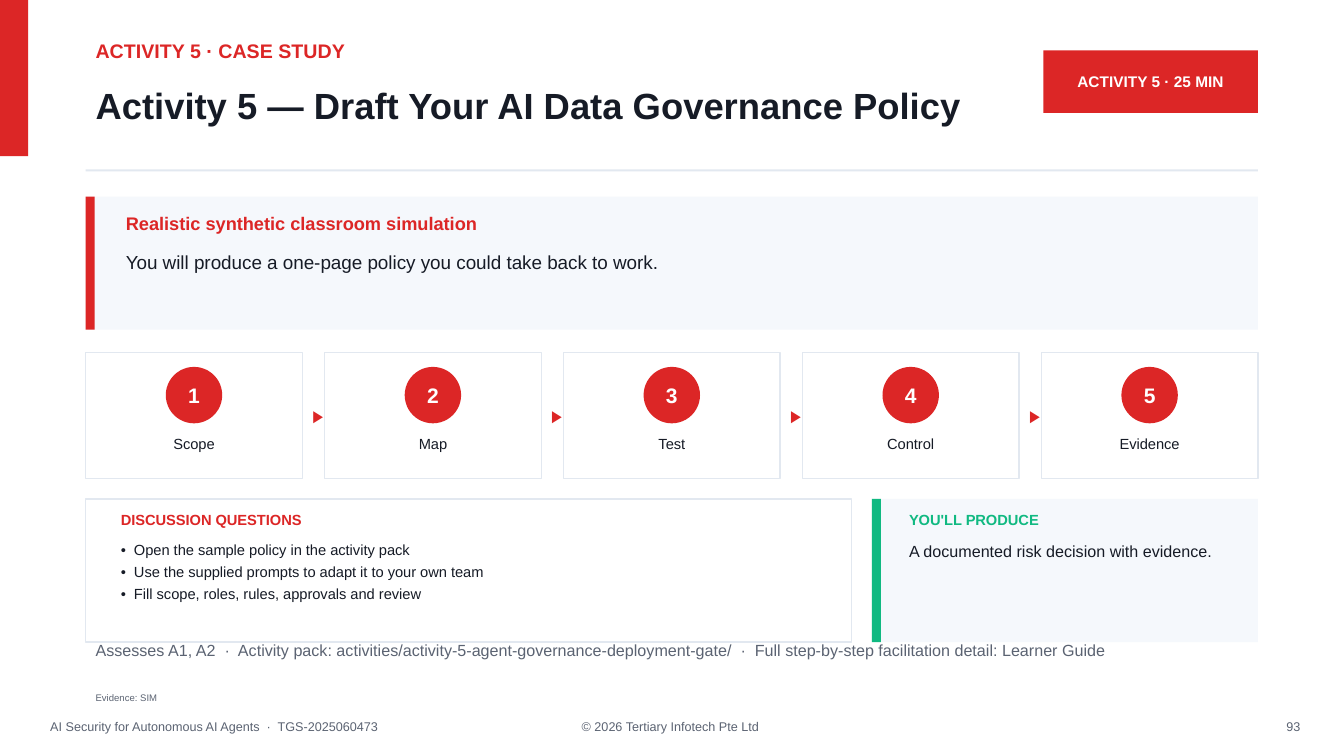
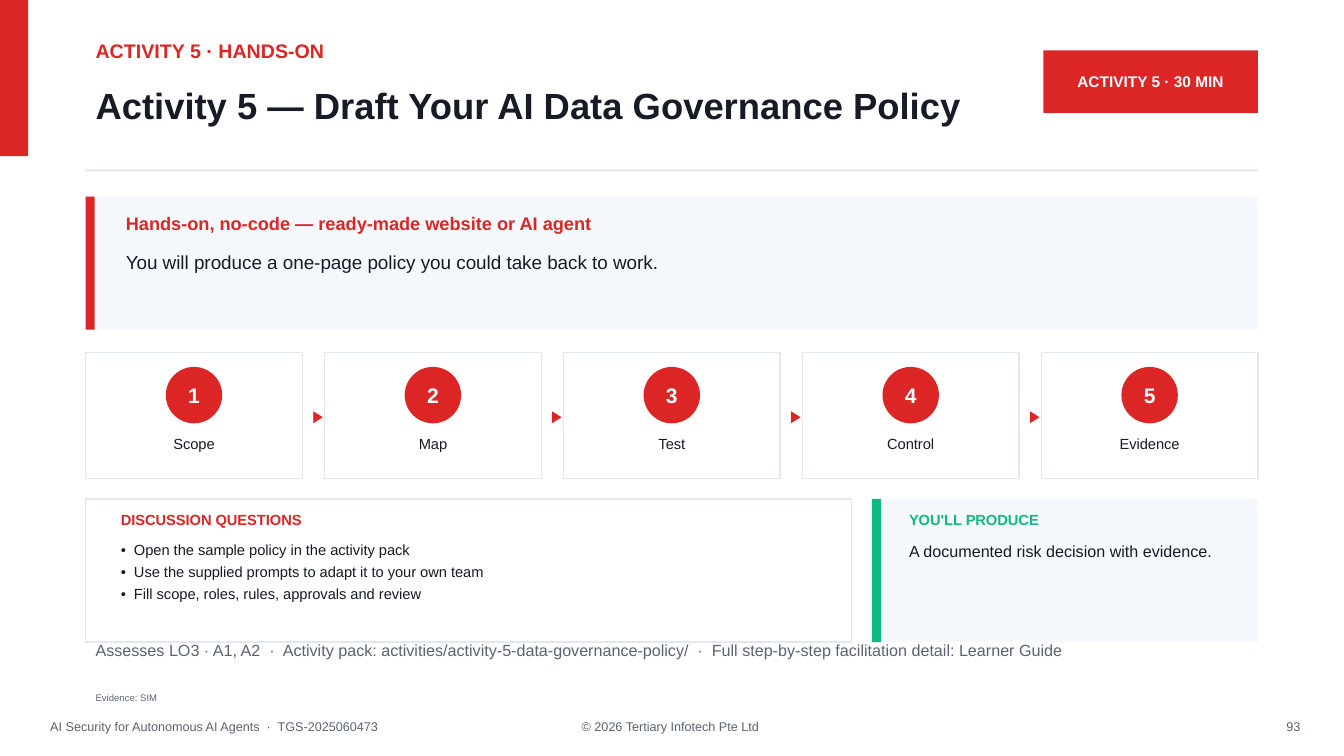
Before and after one commit to tertiarycourses/TGS-2025060473-AI-Security-for-Autonomous-AI-Agents, a slide deck: slide 93 of courseweare/WSQ - Master Trainer Slides - TGS-2025060473 - AI Security for Autonomous AI Agents-v40.pptx. Drawn at 1344x756 pixels with LibreOffice and Linux fonts; fonts in the diff are those of the drawing. Boxes give left, top, right and bottom in pixels: in the first picture for what was removed or moved away, otherwise in the second. Text is boxed around its words. In the diff, an @@ line names an element or a change of style, - is before the commit and + after.

```diff
--- a/courseweare/WSQ - Master Trainer Slides - TGS-2025060473 - AI Security for Autonomous AI Agents-v40.pptx
+++ b/courseweare/WSQ - Master Trainer Slides - TGS-2025060473 - AI Security for Autonomous AI Agents-v40.pptx
@@ text at <box>96,44,324,59</box>: text changed @@
-ACTIVITY 5 · CASE STUDY
+ACTIVITY 5 · HANDS-ON
@@ text at <box>1077,76,1223,87</box>: text changed @@
-ACTIVITY 5 · 25 MIN
+ACTIVITY 5 · 30 MIN
@@ text at <box>126,216,591,234</box>: text changed @@
-Realistic synthetic classroom simulation
+Hands-on, no-code — ready-made website or AI agent
@@ text at <box>96,644,1062,659</box>: text changed @@
-Assesses A1, A2 · Activity pack: activities/activity-5-agent-governance-deployment-gate/ · Full step-by-step facilitation detail: Learner Guide
+Assesses LO3 · A1, A2 · Activity pack: activities/activity-5-data-governance-policy/ · Full step-by-step facilitation detail: Learner Guide
```
Also in this commit, not shown: 8 other slides changed, 1 slide added, 1 slide removed, 7 other files.
